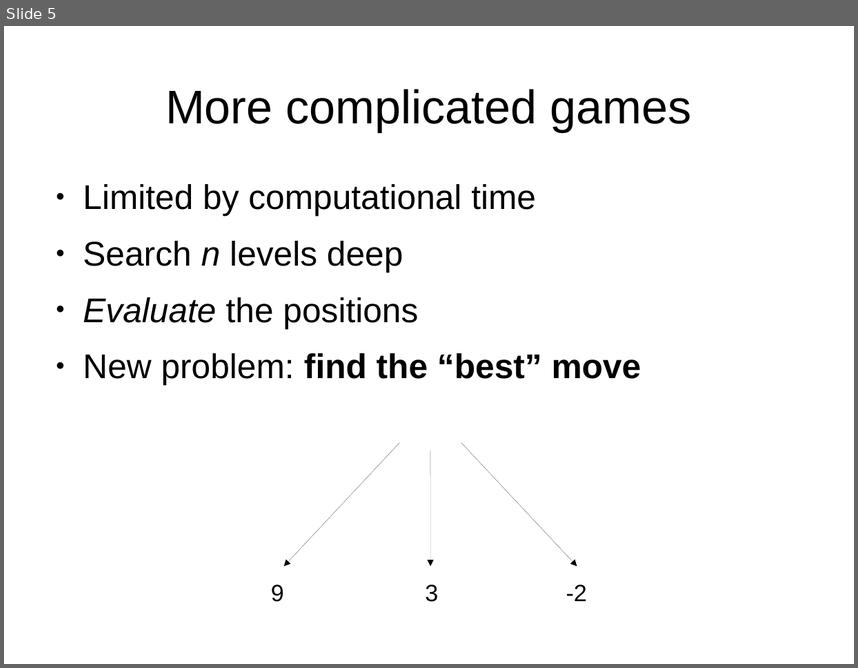
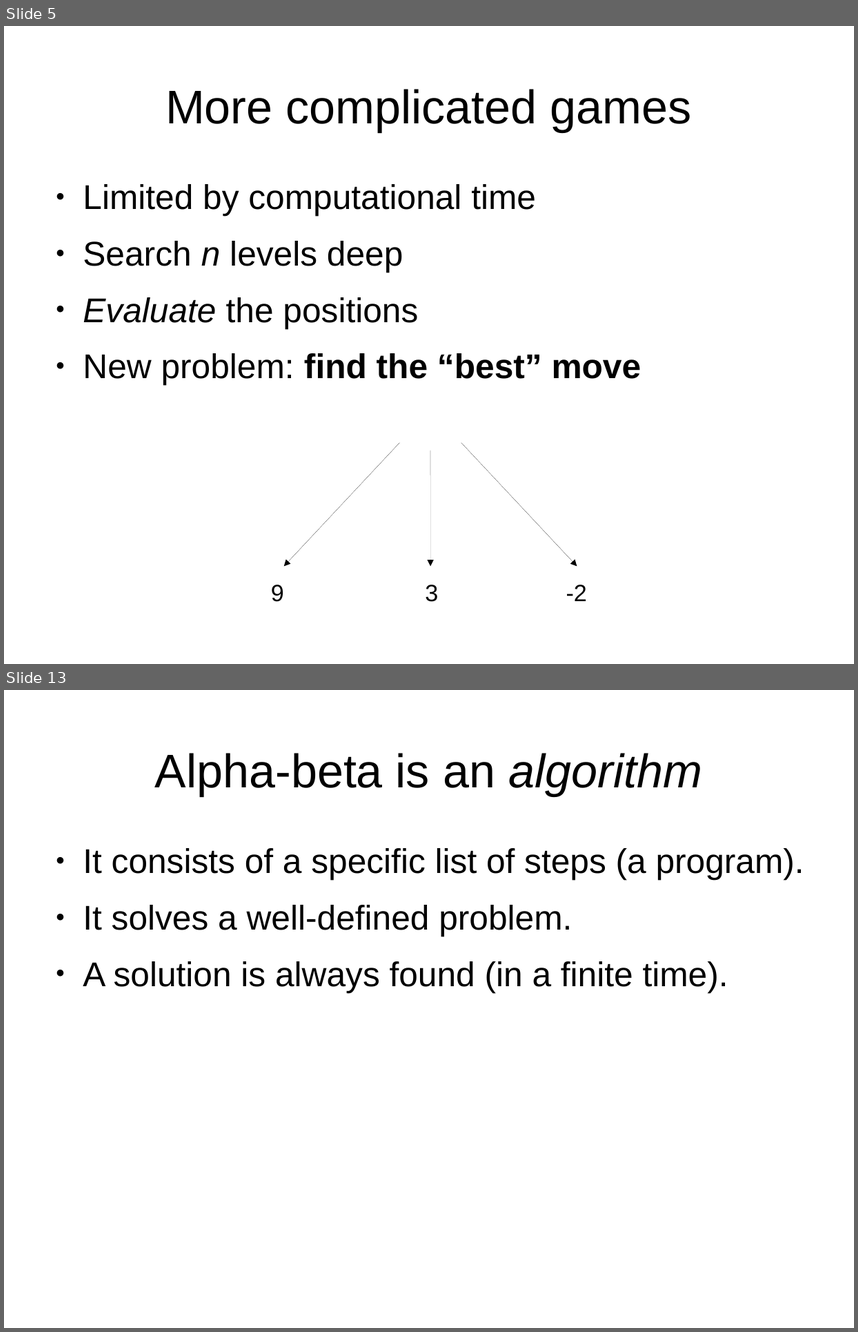
Before and after one commit to pdg137/boardgame, a slide deck: searcher/algorithms-games-alphabeta.odp. Shown one above the other, each under a label of ours: slide 5 before the commit, slides 5 and 13 after it; the slides between them are not shown. The pictures are 858x668 and 858x1332 pixels, drawn with LibreOffice and Linux fonts; fonts in the diff are those of the drawing. Boxes give left, top, right and bottom in pixels: in the first picture for what was removed or moved away, otherwise in the second. Text is boxed around its words. In the diff, an @@ line names an element or a change of style, - is before the commit and + after.

```diff
--- a/searcher/algorithms-games-alphabeta.odp
+++ b/searcher/algorithms-games-alphabeta.odp
@@ slide 13 added at [4, 690, 854, 1328], background #FFFFFF @@
@@ title added at [155, 753, 703, 796], 44 pt, text #000000 @@
+Alpha-beta is an algorithm
@@ text added at [83, 848, 804, 992], 32 pt, text #000000 @@
+● It consists of a specific list of steps (a program).
+● It solves a well-defined problem.
+● A solution is always found (in a finite time).
```
Also in this commit, not shown: 4 slides changed, 3 other slides added, 2 slides removed, 1 other file.
